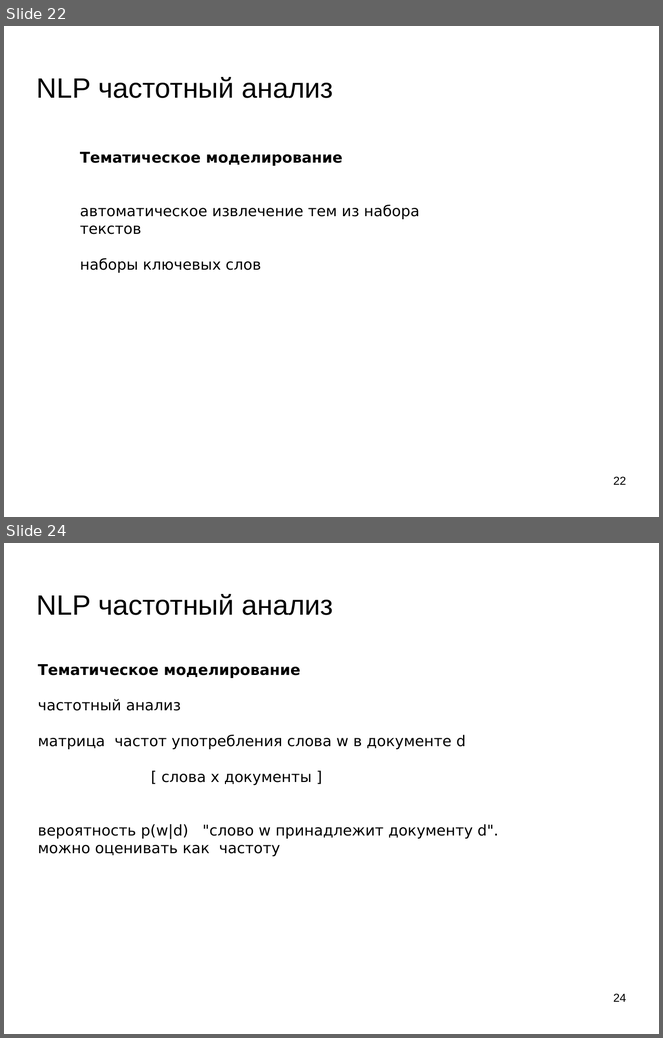
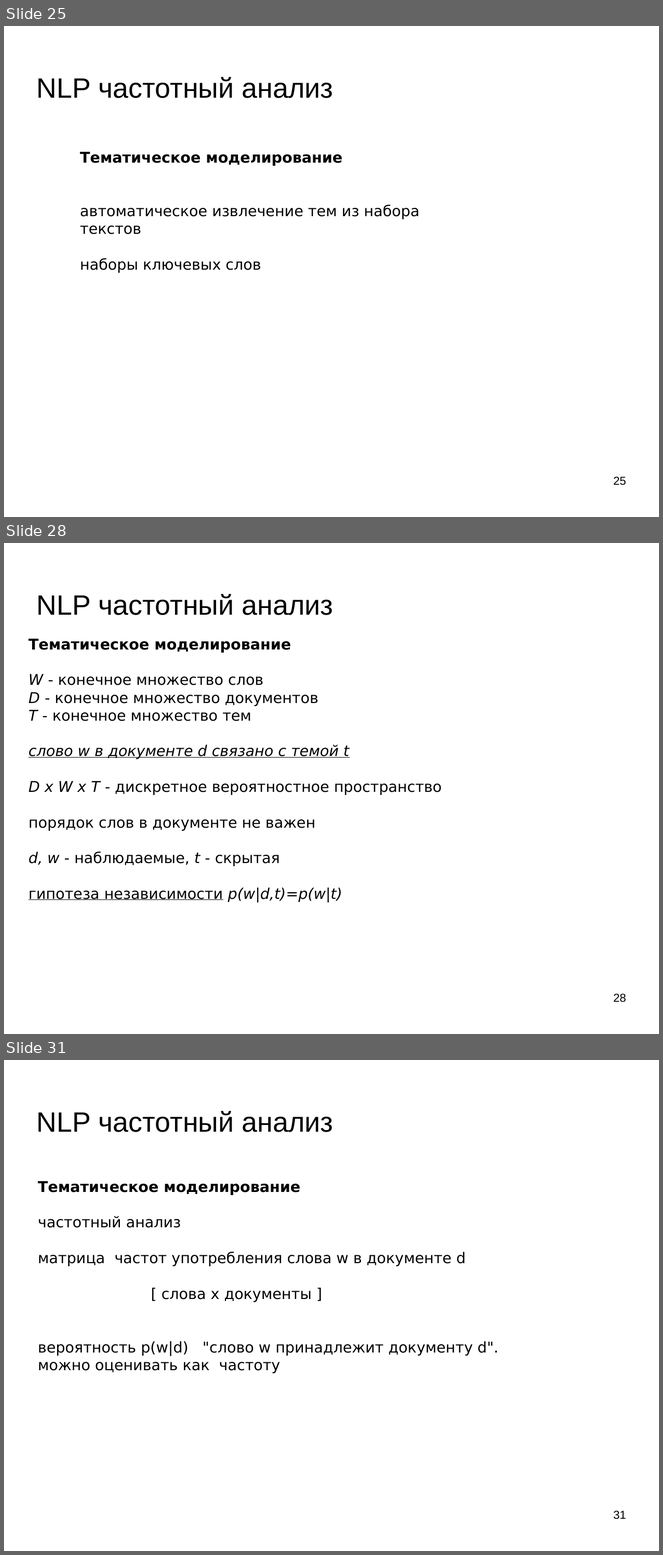
Before and after one commit to mechanoid5/ml_lectorium_legacy, a slide deck: 25-text-tfidf.odp. Shown one above the other, each under a label of ours: slides 22 and 24 before the commit, slides 25, 28 and 31 after it; the slides between them are not shown. The pictures are 663x1038 and 663x1555 pixels, drawn with LibreOffice and Linux fonts; fonts in the diff are those of the drawing; background and template pictures are left out. Boxes give left, top, right and bottom in pixels: in the first picture for what was removed or moved away, otherwise in the second. Text is boxed around its words. In the diff, an @@ line names an element or a change of style, - is before the commit and + after.

```diff
--- a/25-text-tfidf.odp
+++ b/25-text-tfidf.odp
@@ slide 28 added at bbox=[4, 543, 659, 1034], background picture (left out) @@
@@ title added at bbox=[37, 594, 333, 615], 33.9 pt, text #000000 @@
+NLP частотный анализ
@@ text added at bbox=[28, 639, 442, 902], 18 pt, text #000000 @@
+Тематическое моделирование
+W - конечное множество слов
+D - конечное множество документов
+T - конечное множество тем
+слово w в документе d связано с темой t
+D x W x T - дискретное вероятностное пространство
+порядок слов в документе не важен
+d, w - наблюдаемые, t - скрытая
+гипотеза независимости p(w|d,t)=p(w|t)
@@ page number added at bbox=[613, 994, 626, 1003], 14 pt, text #000000 @@
+28
@@ what was slide 22 is now slide 25 @@
@@ page number at bbox=[613, 477, 626, 486]: text changed @@
-22
+25
@@ what was slide 24 is now slide 31 @@
@@ page number at bbox=[613, 1511, 626, 1520]: text changed @@
-24
+31
```
Also in this commit, not shown: 4 slides changed, 6 other slides added, 1 slide removed, 1 other file.
